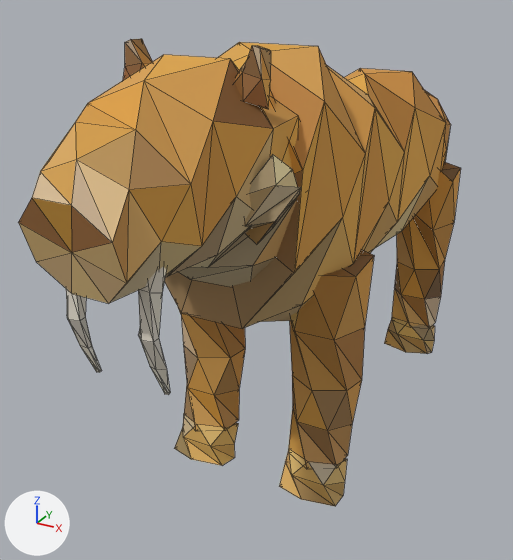
Before and after pictures for a commit that changed the glTF model assets/models/smilodon_6view.glb.
Camera for both pictures: a 50 mm lens placed at (1.01, -2.37, 1.69), pointed at (-0.16, -0.24, 0.62). Lighting does not change. The marker at lower left points along +X, +Y and +Z. The first picture is the older version. Mesh edges are drawn as thin lines. Vertices at exactly the same position are counted once.

In view in the first picture: 'smilodon_walkabout_6view'.
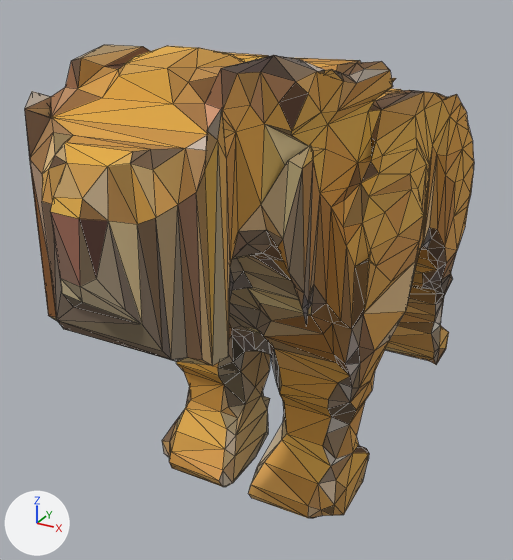
Where the change shows, as pixel boxes (x1, y1, x2, y2) in the pictures (513 x 560 px):
'smilodon_walkabout_6view', reshaped: before (18, 39, 461, 506); after (25, 45, 474, 518)
part 1 of me_smilodon_mesh, rebuilt (56% wider, 65% taller): before (164, 42, 451, 329); after (25, 45, 474, 518)
part 2 of me_smilodon_mesh, deleted (brown): before (18, 39, 461, 506)

The change in detail:
me_smilodon_mesh is used by ob_smilodon_walkabout_6view; location (0.0, 0.0, 0.0).
me_smilodon_mesh had 478 vertices, 896 faces and spanned x -0.35..0.35, y -1.38..1.2, z -0.02..1.52.
me_smilodon_mesh now has 1082 vertices, 2200 faces and spans x -0.39..0.39, y -1.35..1.17, z -0.02..1.52.
me_smilodon_mesh part 1: the loose piece of 74 vertices spanning x -0.32..0.32, y -0.81..0.93, z 0.6..1.48 is rebuilt with 1082 vertices and now spans x -0.39..0.39, y -1.35..1.17, z -0.02..1.52.
me_smilodon_mesh part 2: 12 loose pieces with 404 vertices, spanning x -0.35..0.35, y -1.38..1.2, z -0.02..1.52, are deleted.
